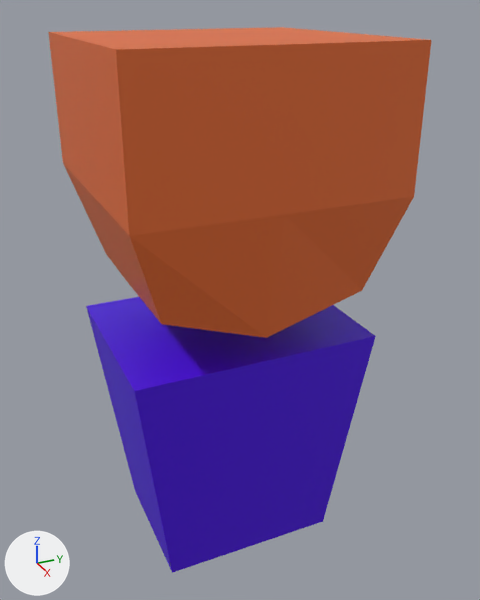
A saved change to the Blender file BlenderOriginal/Player.blend.
Before and after are seen from a camera (50 mm lens) standing at (1.091, -0.456, 0.972) and looking at (0.007, 0.031, 0.431). Arrows for +X, +Y and +Z are at lower left; the lights stay in place.

Names of what the first picture shows: 'PlayerModel.001'.
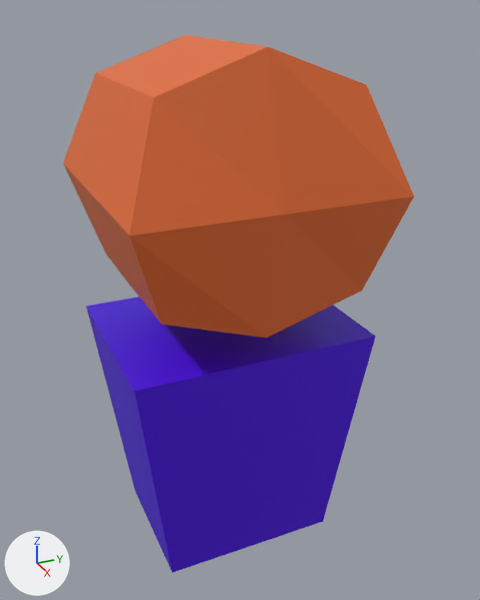
Commit message: Adjusting Player model mesh

Changed parts and their boxes [x1, y1, x2, y2] in the pictures (480 x 600 px; the box of a moved part takes in the faces that stretch with it):
'PlayerModel.001', reshaped (8% narrower)
    before: [49, 27, 431, 573]
    after: [63, 35, 414, 573]
part 1 of me_cube_001, moved or reshaped
    before: [49, 27, 431, 236]
    after: [63, 35, 414, 236]

What the commit changed:
me_cube_001 has 34 vertices, 30 faces and spans x -0.239..0.239, y -0.239..0.239, z -0.079..0.913.
me_cube_001 is used by ob_playermodel_001; location (0.0, 0.0, 0.0).
Part 1, on me_cube_001:
Vertex 2 of me_cube_001 moves from (-0.239, -0.239, 0.913) at pixel (48, 31) to (-0.174, -0.174, 0.845) at pixel (95, 73).
Vertex 5 of me_cube_001 moves from (0.239, -0.239, 0.913) at pixel (115, 49) to (0.174, -0.174, 0.845) at pixel (153, 97).
Vertex 6 of me_cube_001 moves from (0.239, 0.239, 0.913) at pixel (431, 39) to (0.174, 0.174, 0.845) at pixel (366, 84).
Vertex 7 of me_cube_001 moves from (-0.239, 0.239, 0.913) at pixel (282, 27) to (-0.174, 0.174, 0.845).
Vertex 13 of me_cube_001 moves from (0.239, 0.0, 0.913) at pixel (289, 44) to (0.174, 0.0, 0.906) at pixel (267, 46).
Vertex 14 of me_cube_001 moves from (0.0, -0.239, 0.913) at pixel (75, 39) to (0.0, -0.174, 0.845) at pixel (120, 83).
Vertex 15 of me_cube_001 moves from (0.0, 0.239, 0.913) at pixel (344, 32) to (0.0, 0.174, 0.845).
Vertex 17 of me_cube_001 moves from (-0.239, 0.0, 0.913) at pixel (173, 29) to (-0.174, 0.0, 0.906) at pixel (185, 34).
Vertex 21 of me_cube_001 moves from (0.0, 0.0, 0.913) at pixel (220, 35) to (0.0, 0.0, 0.906) at pixel (221, 40).
